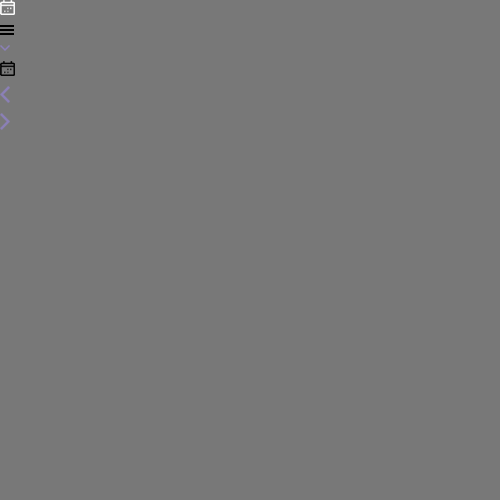
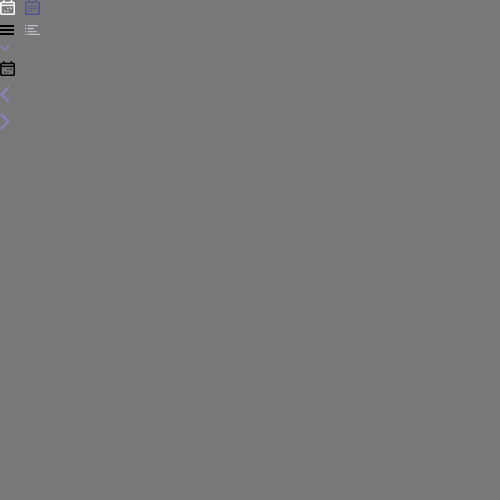
Layers edited between the first and the second 500 × 500 image:
added layer "Layer 10" above "Layer 9" over [25, 25, 40, 35]
added layer "Layer 9" above "Layer 6" over [25, 0, 40, 15]
